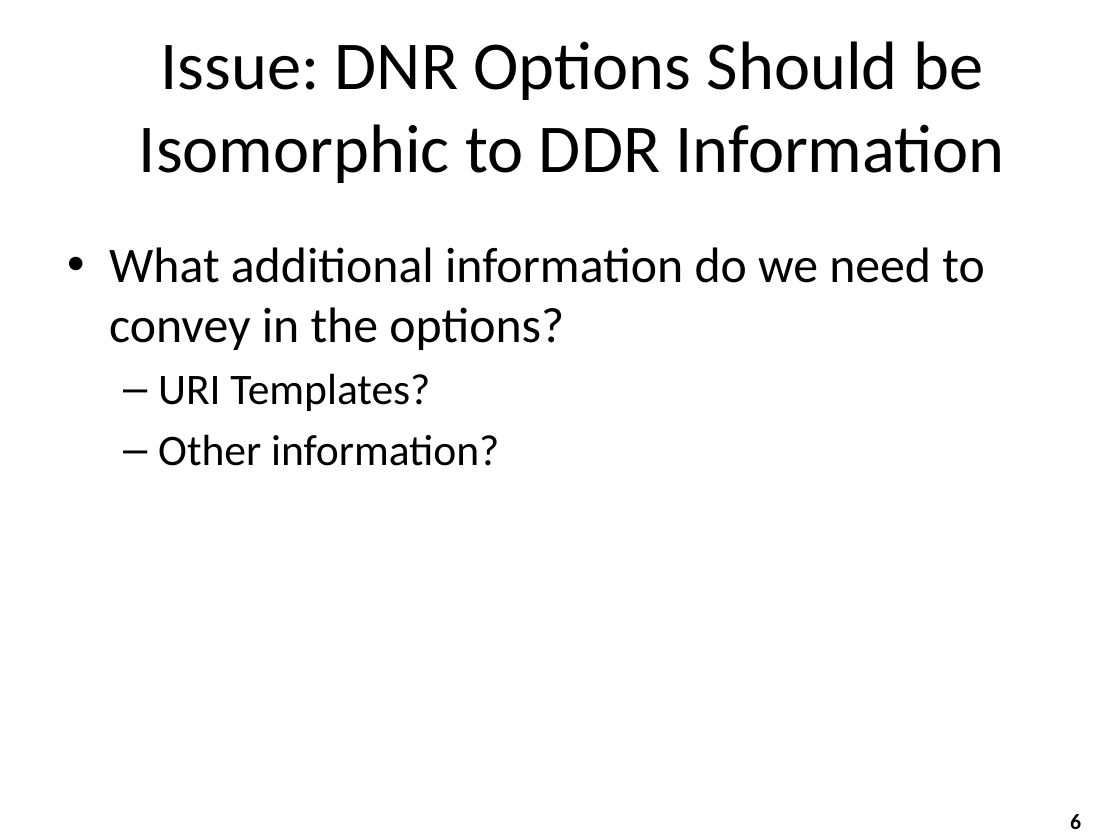
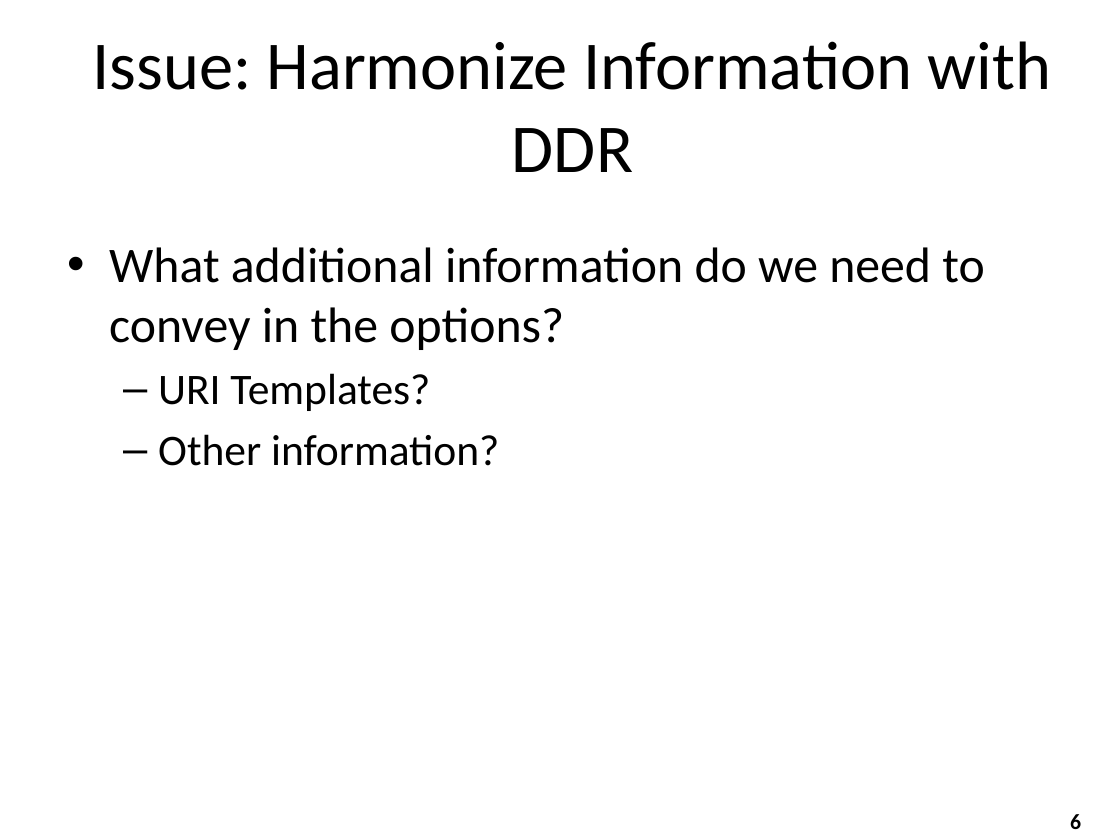
Before and after one commit to boucadair/draft-btw-add-home-network, a slide deck: slide 6 of ietf110/draft-ietf-add-dnr.pptx. Drawn at 1120x840 pixels with LibreOffice and Linux fonts; fonts in the diff are those of the drawing. Boxes give left, top, right and bottom in pixels: in the first picture for what was removed or moved away, otherwise in the second. Text is boxed around its words. In the diff, an @@ line names an element or a change of style, - is before the commit and + after.

```diff
--- a/ietf110/draft-ietf-add-dnr.pptx
+++ b/ietf110/draft-ietf-add-dnr.pptx
@@ title at <box>92,41,1051,172</box>: text changed @@
-Issue: DNR Options Should be Isomorphic to DDR Information
+Issue: Harmonize Information with DDR
```
Also in this commit, not shown: 1 other slide changed, 1 other file.
